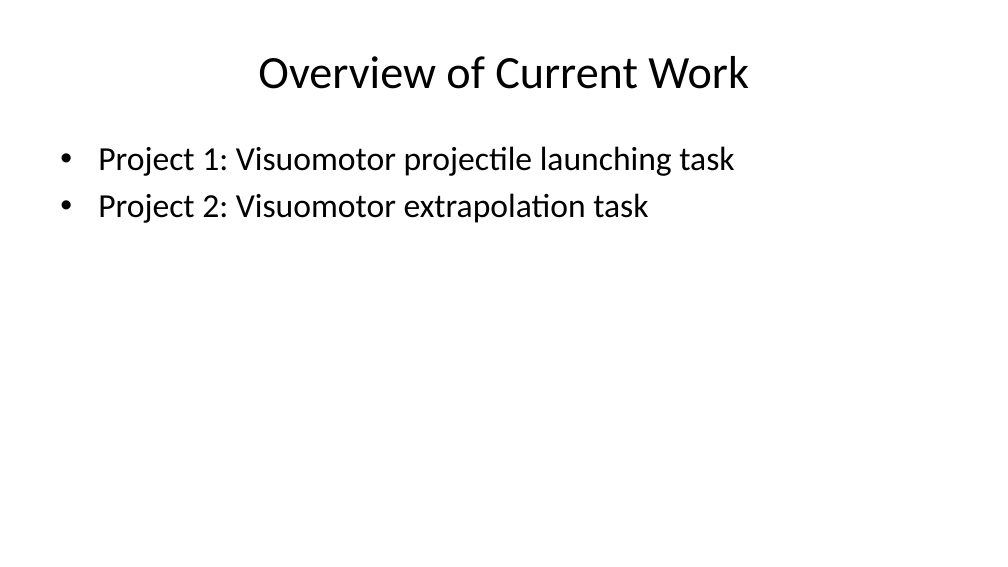
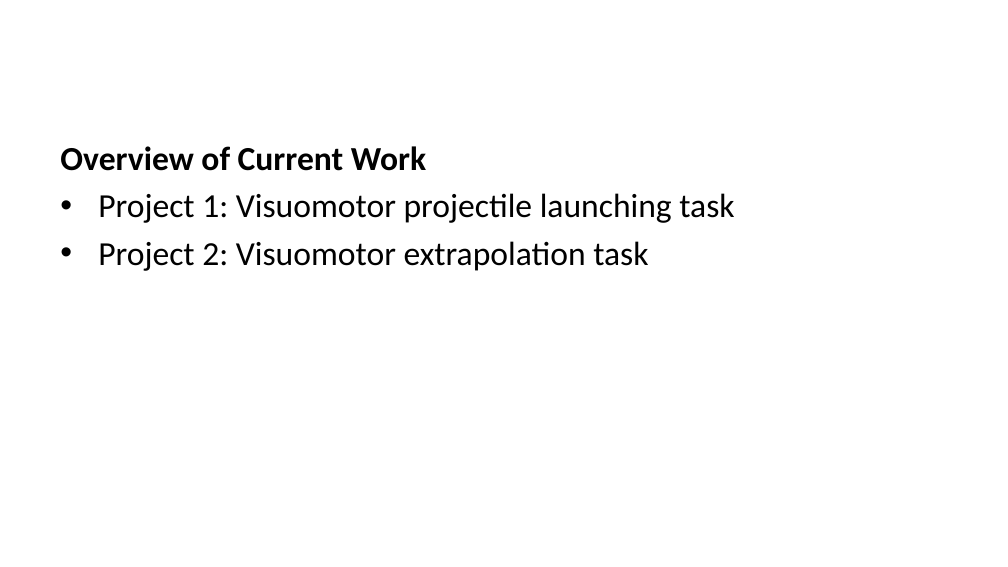
Before and after one commit to tegorman13/Dissertation, a slide deck: slide 5 of docs/Presentation/slides.pptx. Drawn at 1008x567 pixels with LibreOffice and Linux fonts; fonts in the diff are those of the drawing. Boxes give left, top, right and bottom in pixels: in the first picture for what was removed or moved away, otherwise in the second. Text is boxed around its words. In the diff, an @@ line names an element or a change of style, - is before the commit and + after.

```diff
--- a/docs/Presentation/slides.pptx
+++ b/docs/Presentation/slides.pptx
@@ title removed at (258,56,749,89) @@
-Overview of Current Work
@@ text at (60,146,426,171): paragraph added @@
+Overview of Current Work
```
Also in this commit, not shown: 12 other slides changed, 2 slides added, 7 other files.
